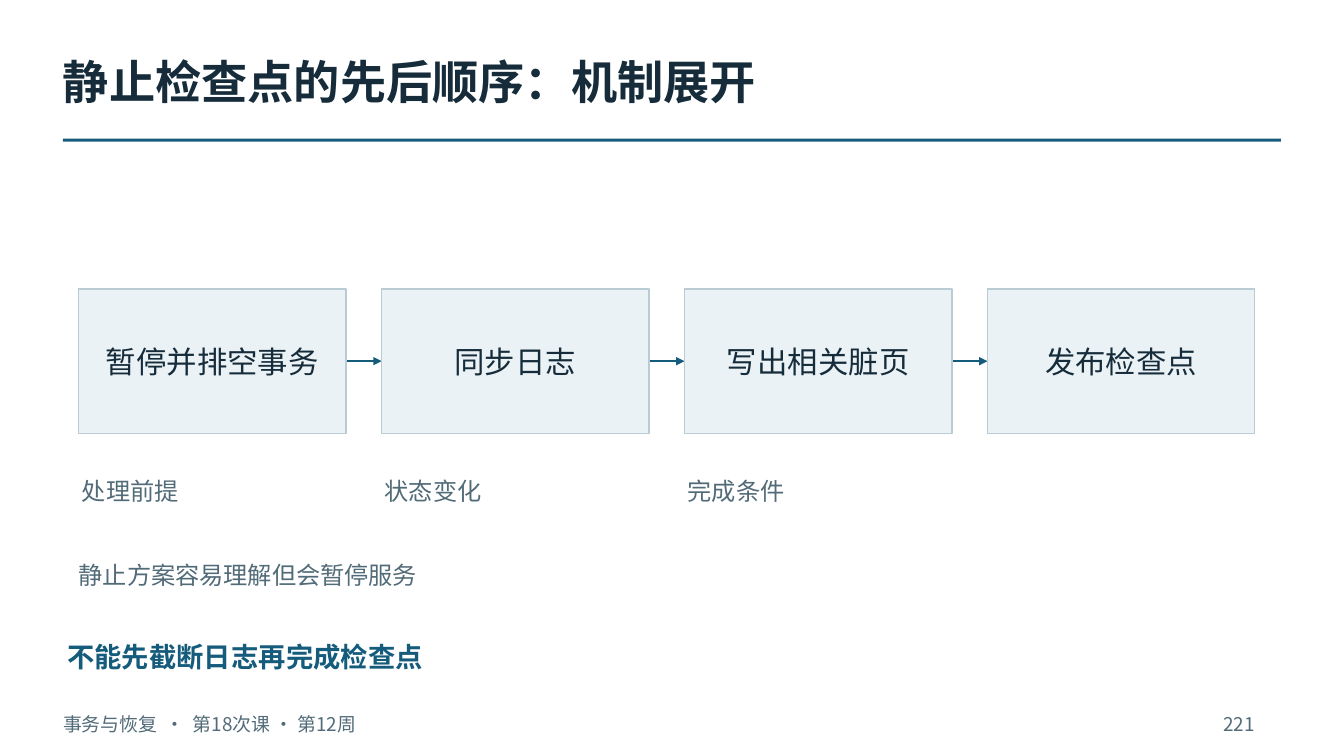
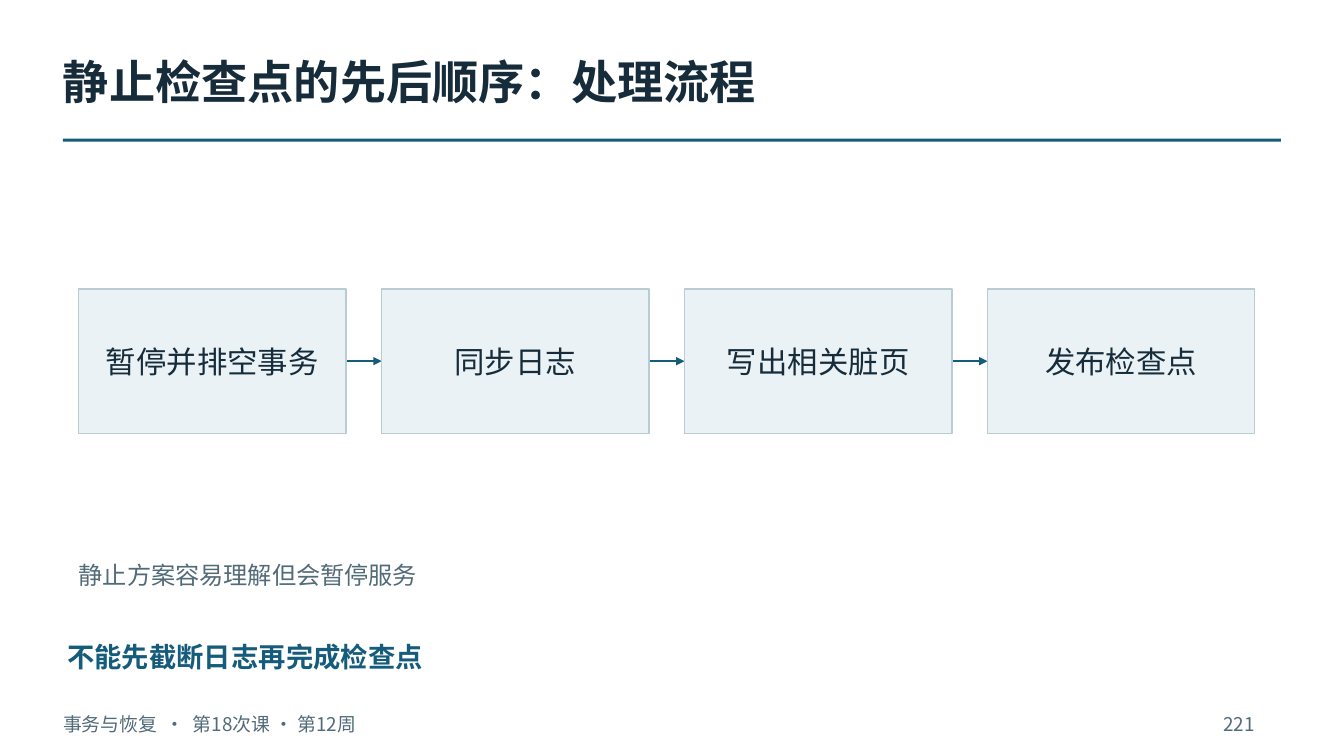
Before and after one commit to intellistream/database-kernel-course-student, a slide deck: slide 221 of 01_课件（第6版）/04_事务与恢复.pptx. Drawn at 1344x756 pixels with LibreOffice and Linux fonts; fonts in the diff are those of the drawing. Boxes give left, top, right and bottom in pixels: in the first picture for what was removed or moved away, otherwise in the second. Text is boxed around its words. In the diff, an @@ line names an element or a change of style, - is before the commit and + after.

```diff
--- a/01_课件（第6版）/04_事务与恢复.pptx
+++ b/01_课件（第6版）/04_事务与恢复.pptx
@@ text at (x1=63, y1=59, x2=756, y2=104): text changed @@
-静止检查点的先后顺序：机制展开
+静止检查点的先后顺序：处理流程
@@ text removed at (x1=82, y1=479, x2=179, y2=502) @@
-处理前提
@@ text removed at (x1=385, y1=479, x2=482, y2=502) @@
-状态变化
@@ text removed at (x1=688, y1=479, x2=785, y2=502) @@
-完成条件
```
Also in this commit, not shown: 184 other slides changed, 6 other files.
